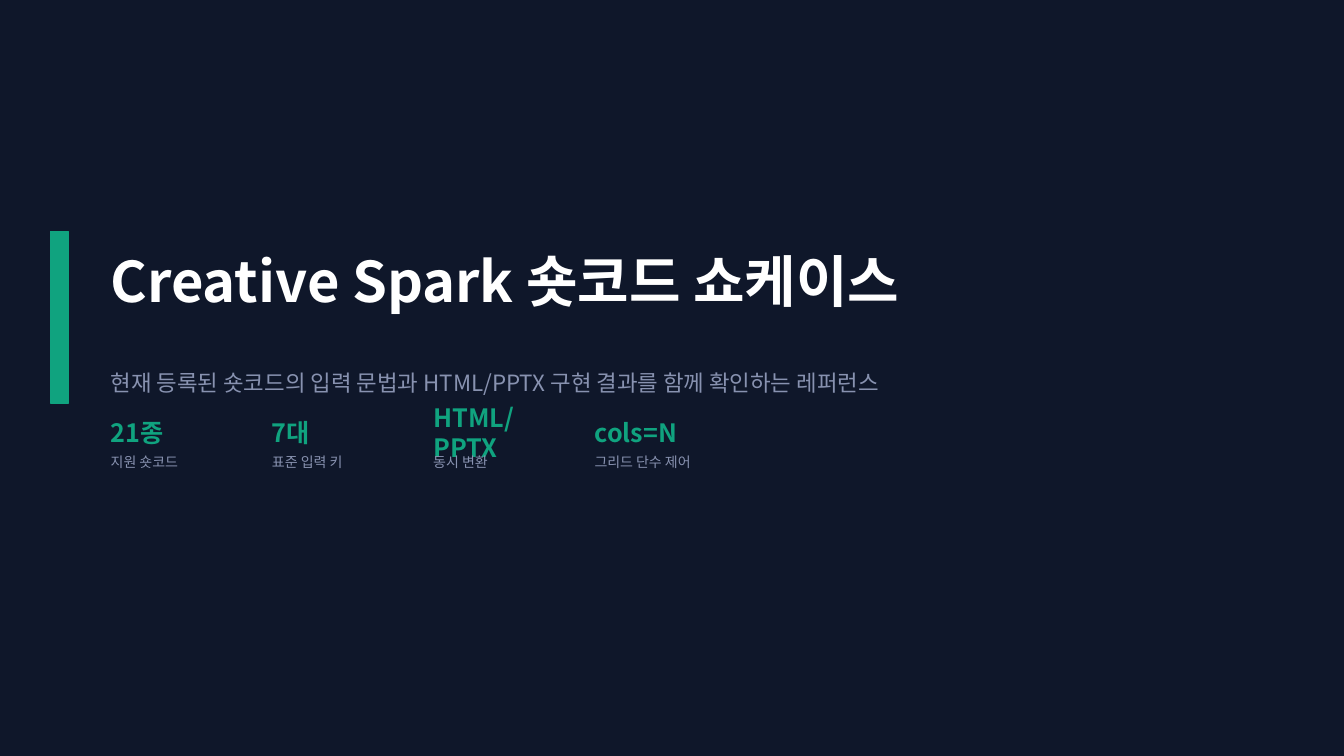
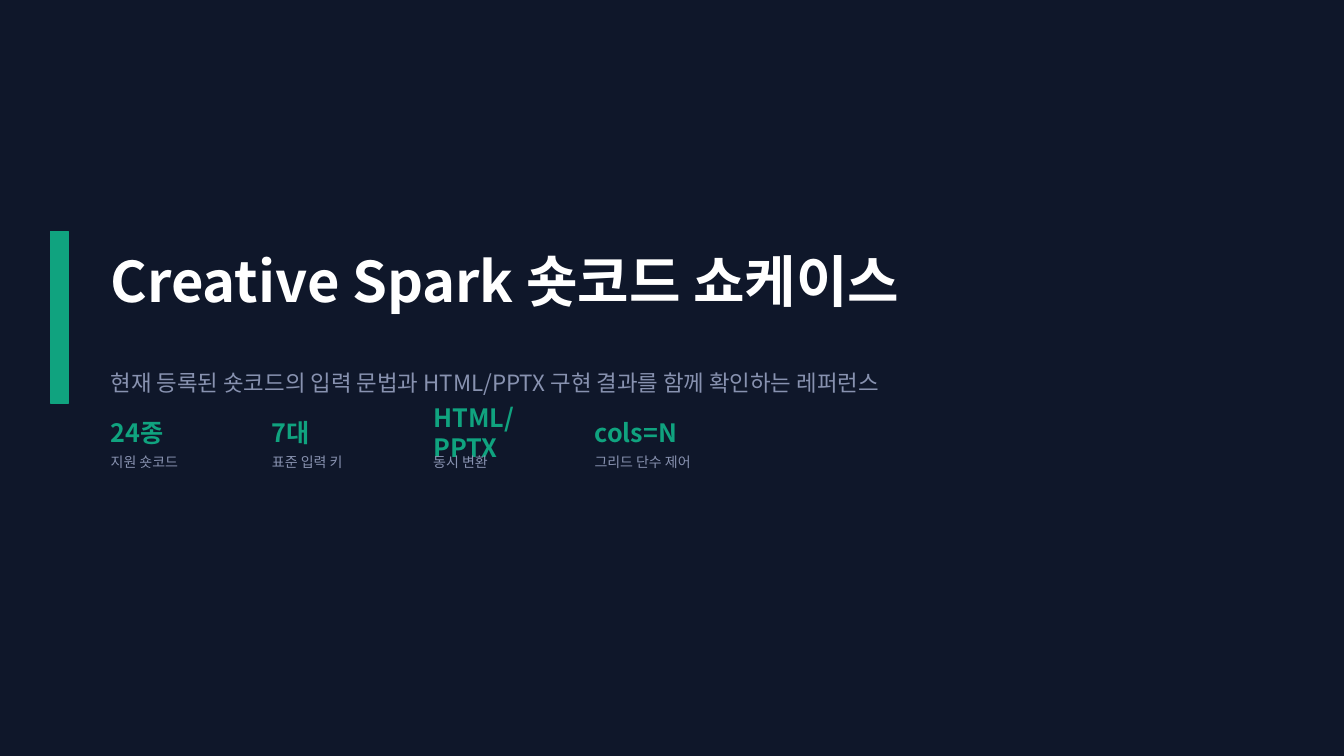
Before and after one commit to chamgil71/creative-spark, a slide deck: slide 1 of public/showcase/showcase.pptx. Drawn at 1344x756 pixels with LibreOffice and Linux fonts; fonts in the diff are those of the drawing. Boxes give left, top, right and bottom in pixels: in the first picture for what was removed or moved away, otherwise in the second. Text is boxed around its words. In the diff, an @@ line names an element or a change of style, - is before the commit and + after.

```diff
--- a/public/showcase/showcase.pptx
+++ b/public/showcase/showcase.pptx
@@ text at (111, 422, 164, 444): text changed @@
-21종
+24종
```
Also in this commit, not shown: 3 slides added, 54 other files.
